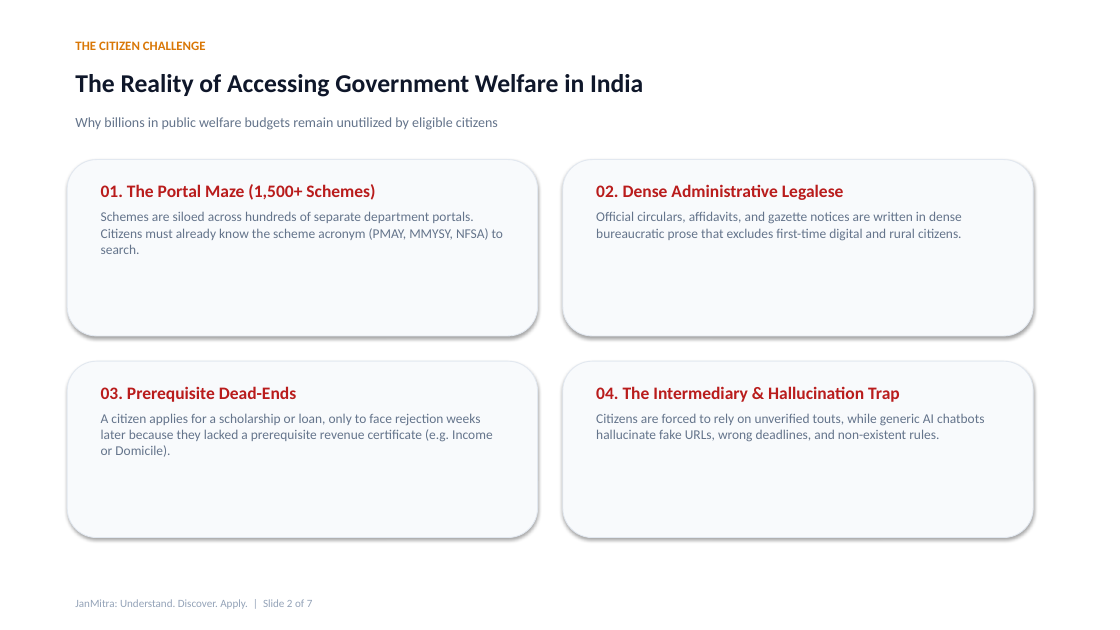
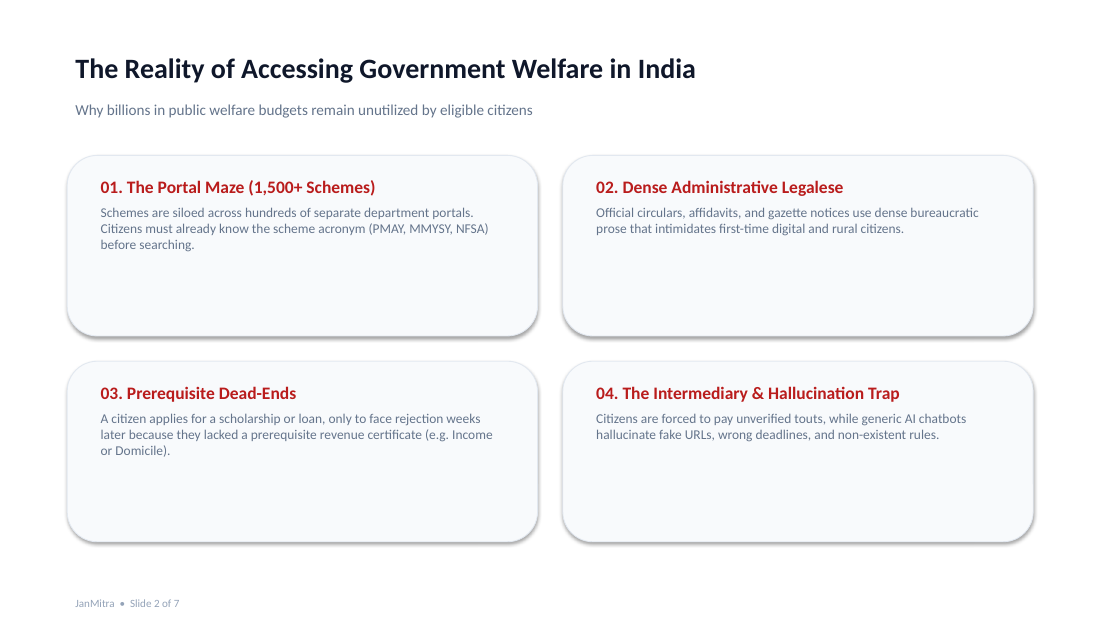
Before and after one commit to samenthamassey127-hue/JanMitra, a slide deck: slide 2 of JanMitra_Presentation.pptx. Drawn at 1120x630 pixels with LibreOffice and Linux fonts; fonts in the diff are those of the drawing. Boxes give left, top, right and bottom in pixels: in the first picture for what was removed or moved away, otherwise in the second. Text is boxed around its words. In the diff, an @@ line names an element or a change of style, - is before the commit and + after.

Commit message:
Add JanMitra presentation deck and technical architecture flowcharts

```diff
--- a/JanMitra_Presentation.pptx
+++ b/JanMitra_Presentation.pptx
@@ text "The Reality of Accessing Government ...": place and size @@
-text "The Reality of Accessing Government ..." at <box>75,74,643,97</box>
+text "The Reality of Accessing Government ..." at <box>75,58,696,83</box>
@@ text "The Reality of Accessing Government ..." at <box>75,58,696,83</box>: size 22 to 24 pt @@
@@ text removed at <box>75,41,206,50</box> @@
-THE CITIZEN CHALLENGE
@@ text "Why billions in public welfare ...": place and size @@
-text "Why billions in public welfare ..." at <box>75,117,498,130</box>
+text "Why billions in public welfare ..." at <box>75,104,532,118</box>
@@ text "Why billions in public welfare ..." at <box>75,104,532,118</box>: size 12 to 13 pt @@
@@ rounded rectangle: place and size @@
-rounded rectangle at <box>67,160,538,336</box>
+rounded rectangle at <box>67,155,538,336</box>
@@ rounded rectangle: place and size @@
-rounded rectangle at <box>563,160,1033,336</box>
+rounded rectangle at <box>563,155,1033,336</box>
@@ text at <box>101,207,489,251</box>: text changed @@
-Schemes are siloed across hundreds of separate department portals. Citizens must already know the scheme acronym (PMAY, MMYSY, NFSA) to search.
+Schemes are siloed across hundreds of separate department portals. Citizens must already know the scheme acronym (PMAY, MMYSY, NFSA) before searching.
@@ text at <box>596,207,978,235</box>: text changed @@
-Official circulars, affidavits, and gazette notices are written in dense bureaucratic prose that excludes first-time digital and rural citizens.
+Official circulars, affidavits, and gazette notices use dense bureaucratic prose that intimidates first-time digital and rural citizens.
@@ rounded rectangle: place and size @@
-rounded rectangle at <box>67,361,538,538</box>
+rounded rectangle at <box>67,361,538,542</box>
@@ rounded rectangle: place and size @@
-rounded rectangle at <box>563,361,1033,538</box>
+rounded rectangle at <box>563,361,1033,542</box>
@@ text at <box>596,413,966,441</box>: text changed @@
-Citizens are forced to rely on unverified touts, while generic AI chatbots hallucinate fake URLs, wrong deadlines, and non-existent rules.
+Citizens are forced to pay unverified touts, while generic AI chatbots hallucinate fake URLs, wrong deadlines, and non-existent rules.
@@ text at <box>75,599,180,607</box>: text changed @@
-JanMitra: Understand. Discover. Apply. | Slide 2 of 7
+JanMitra • Slide 2 of 7
```
Also in this commit, not shown: 6 other slides changed, 3 other files.
